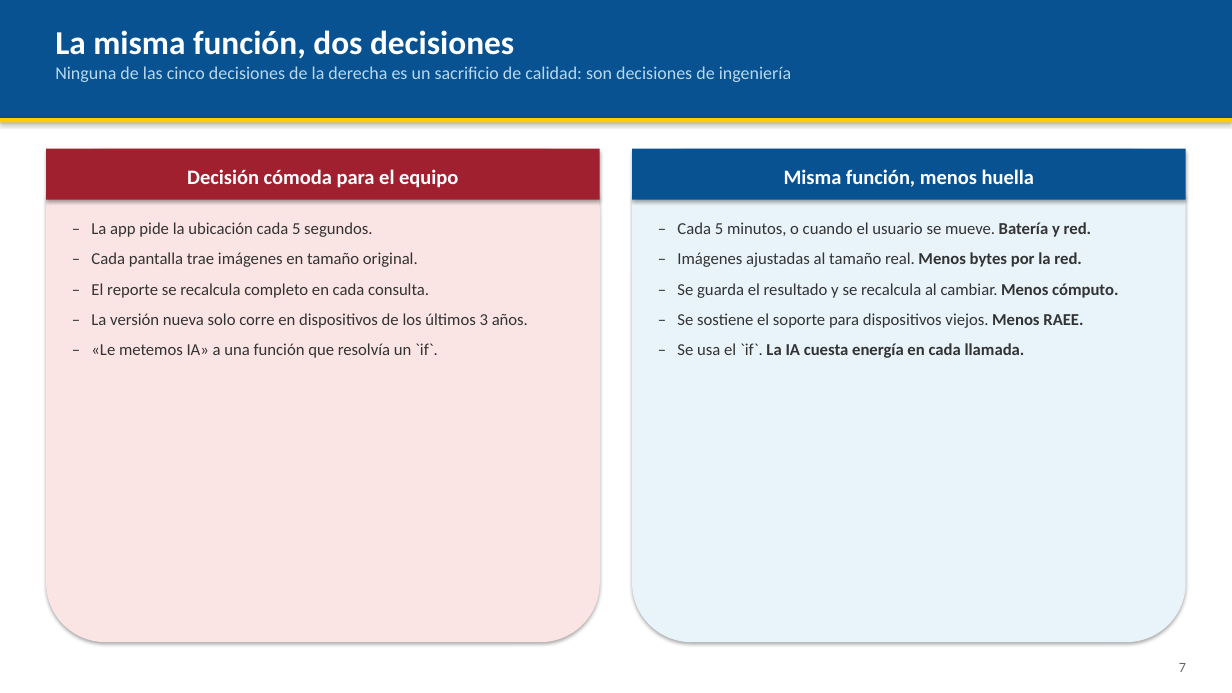
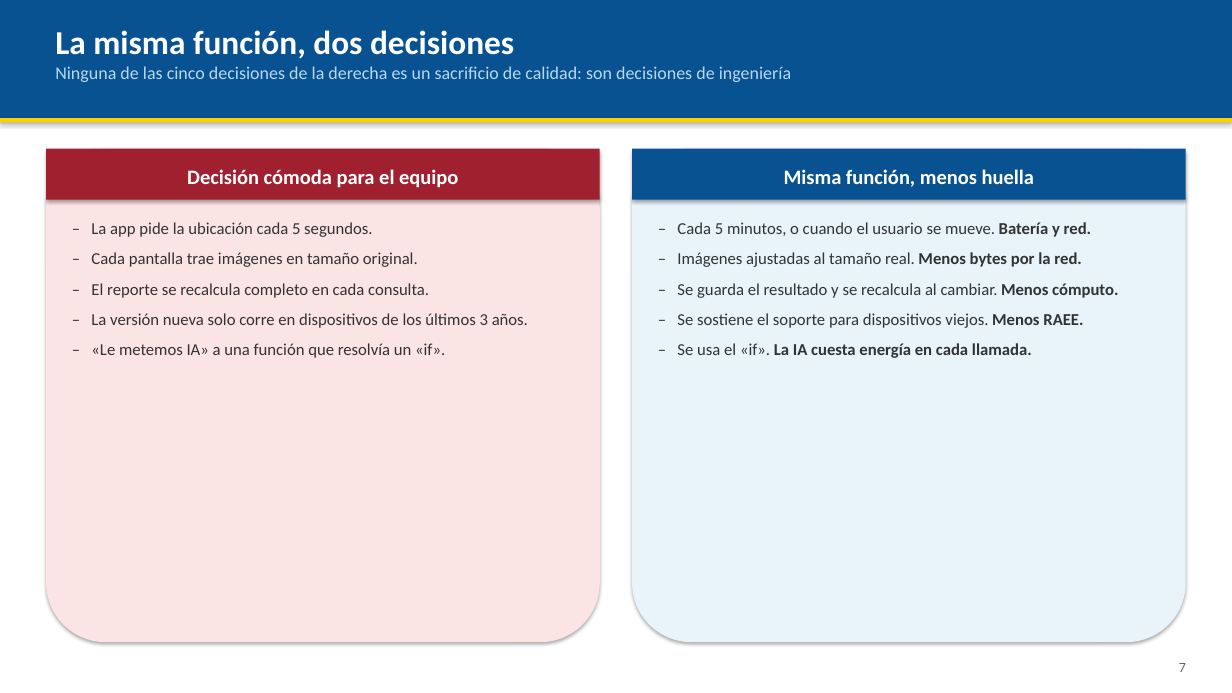
Before and after one commit to AndresDFX/UNIAJ, a slide deck: slide 7 of Introduccion a la Ingenieria/Clases/Clase 5 - El rol del ingeniero en el contexto ambiental/Presentacion.pptx. Drawn at 1232x693 pixels with LibreOffice and Linux fonts; fonts in the diff are those of the drawing. Boxes give left, top, right and bottom in pixels: in the first picture for what was removed or moved away, otherwise in the second. Text is boxed around its words. In the diff, an @@ line names an element or a change of style, - is before the commit and + after.

```diff
--- a/Introduccion a la Ingenieria/Clases/Clase 5 - El rol del ingeniero en el contexto ambiental/Presentacion.pptx
+++ b/Introduccion a la Ingenieria/Clases/Clase 5 - El rol del ingeniero en el contexto ambiental/Presentacion.pptx
@@ text at (x1=91, y1=343, x2=445, y2=358): text changed @@
-– «Le metemos IA» a una función que resolvía un `if`.
+– «Le metemos IA» a una función que resolvía un «if».
@@ text at (x1=677, y1=343, x2=1032, y2=358): text changed @@
-– Se usa el `if`. La IA cuesta energía en cada llamada.
+– Se usa el «if». La IA cuesta energía en cada llamada.
```
Also in this commit, not shown: 1 other file.
